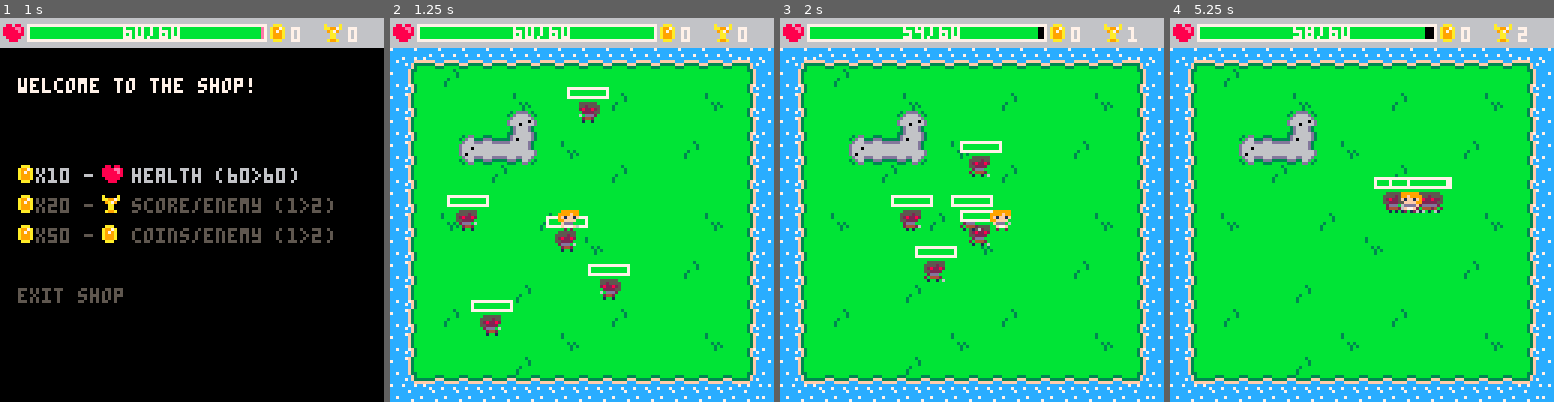
Above: before the commit, frames 1-4 (left to right).
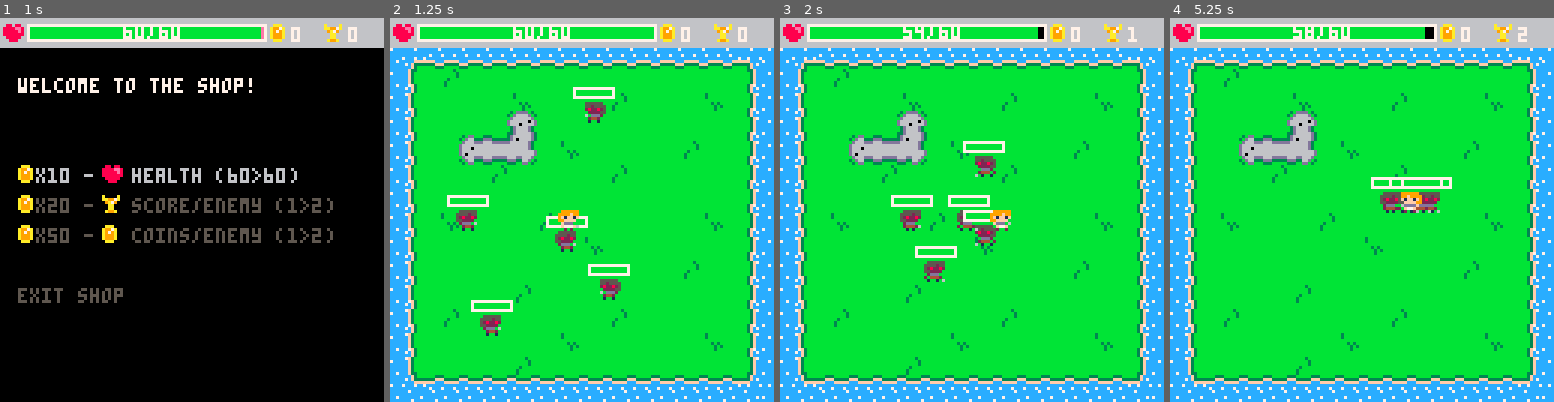
Above: after the commit, the same moments.

Repository: PancakedRivet/last-minute-hero
Game: PICO-8 cartridge last-minute-hero.p8
Two runs of this game, one before a commit and one after it. Both use one fixed random seed, a clock stepped at 60 frames per second and the inputs below.
Inputs:
- Up to frame 1 (1 s): tap X (X key) at 0.33 s; tap O (Z key) at 0.7 s
- Up to frame 2 (1.25 s): tap X (X key) at 1.07 s
- Up to frame 3 (2 s): hold Right from 1.6 s (still down); tap O (Z key) at 1.7 s; tap X (X key) at 1.85 s
- Up to frame 4 (5.25 s): release Right at 2.1 s; tap O (Z key) every 0.4 s from 2.1 to 4.9 s; hold Up 2.15-2.42 s; hold Right 2.47-3.03 s; tap X (X key) at 2.97, 4.08, 5.2 s; hold Left 3.08-3.58 s; hold Down 3.63-3.97 s; hold Right 4.02-4.68 s; hold Up 4.73-5.03 s; hold Left from 5.08 s (still down)

Frame 1 is identical in both runs. In frame 2, 0.3% of the frame differs, in the area x 46-59%, y 17-28%; in frame 3, 0.7%, in the area x 43-59%, y 32-60%; in frame 4, 0.4%.

Commit message:
Enemy attack working!

Diff:
--- a/scripts/enemy.lua
+++ b/scripts/enemy.lua
@@ -61,8 +61,8 @@
         health = 20,
         max_health = 20,
         speed = 1,
-        attack = 1,
-        attack_range_x = 6,
+        attack = 2,
+        attack_range_x = 8,
         attack_range_y = 0,
         attack_tick_current = 1,
         attack_tick_active_start = 2,
@@ -105,7 +105,6 @@
     -- only attack if not already attacking
     if _enemy.attack_tick_cooldown_current == 0 then
         _enemy.attack_tick_current += 1
-        _enemy.attack_tick_cooldown_current = _enemy.attack_tick_cooldown
 
         -- update the attack animation
         _enemy.attack_animation_idx = ceil((_enemy.attack_tick_current / _enemy.attack_tick_stop) * #_enemy.attack_animation_sprites)
@@ -115,7 +114,8 @@
             -- check for player collisions
             if not _enemy.attacked_player then
                 -- check the enemy is within attack range and in front of the player
-                if abs(player.x - _enemy.x) < _enemy.attack_range_x and abs(player.y - _enemy.y) < _enemy.attack_range_y and sgn(player.x - _enemy.x) == (player.sp_flipx and 1 or -1) then
+                -- y attack range is extended by 4 pixels to attack in a small vertical area
+                if abs(player.x - _enemy.x) < _enemy.attack_range_x and abs(player.y - _enemy.y) < _enemy.attack_range_y + 4 and sgn(player.x - _enemy.x) == (_enemy.sp_flipx and -1 or 1) then
                     player.health -= _enemy.attack
                     _enemy.attacked_player = true
                 end
@@ -125,6 +125,7 @@
     -- stop the same enemy from being attacked multiple times in one attack
     if _enemy.attack_tick_current > _enemy.attack_tick_stop then
         _enemy.attack_tick_current = 0
+        _enemy.attack_tick_cooldown_current = _enemy.attack_tick_cooldown
         _enemy.attacked_player = false
     end
 end
